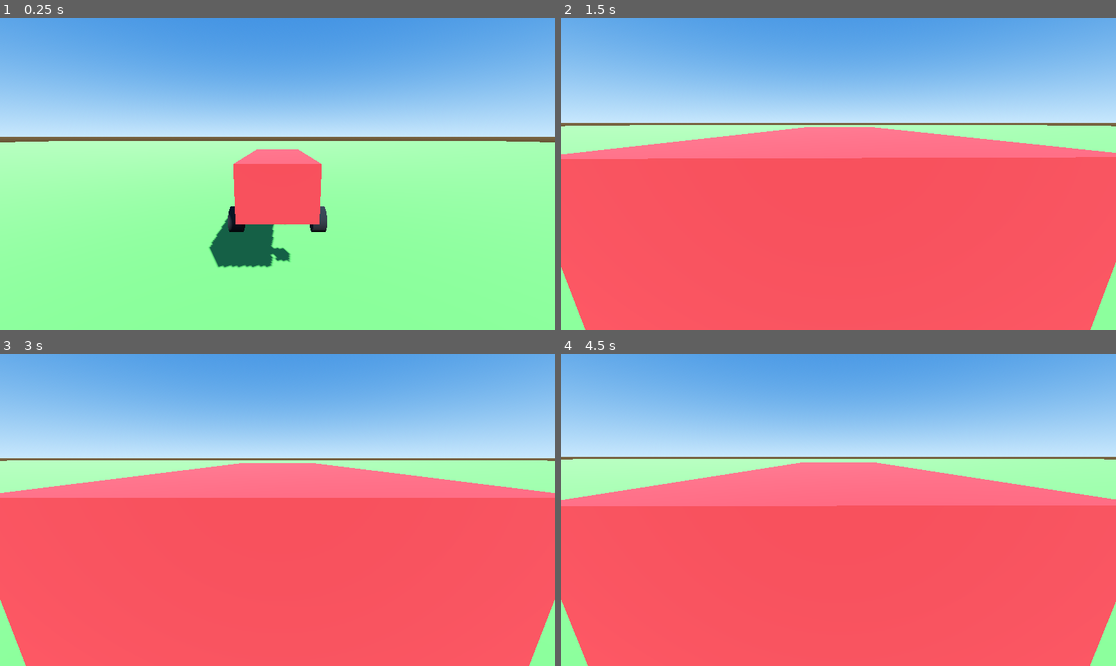
Above: before the commit, frames 1-4 (two rows, left to right).
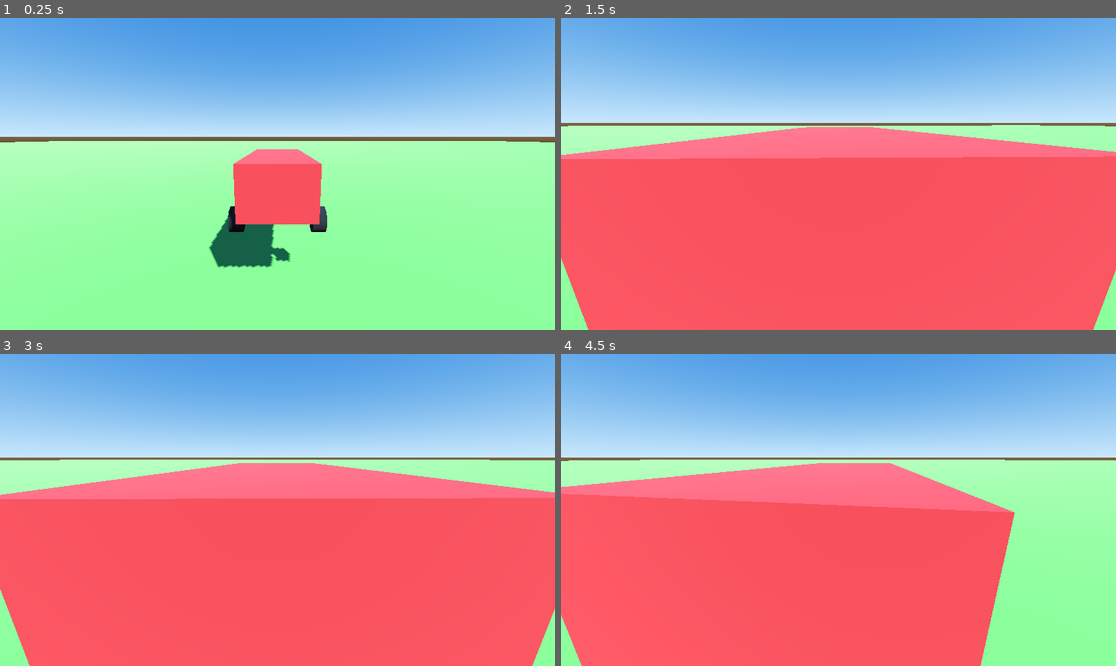
Above: after the commit, the same moments.

Repository: Escape64/truckers-simple
Game: Godot game, scene res://scenes/test_drive.tscn
Same seed, same stepped clock (60 frames per second), same inputs: the game is played once before the commit and once after it.
Inputs:
- Up to frame 1 (0.25 s): no input
- Up to frame 2 (1.5 s): hold Right (ui_right) 0.53-1.28 s; tap F (camera_toggle) at 0.6, 1.35 s; hold Down (ui_down) from 1.28 s (still down)
- Up to frame 3 (3 s): release Down (ui_down) at 2.03 s; hold Right (ui_right) 2.03-2.78 s; tap F (camera_toggle) at 2.1, 2.85 s; hold Up (ui_up) from 2.78 s (still down)
- Up to frame 4 (4.5 s): release Up (ui_up) at 3.53 s; hold Left (ui_left) from 3.53 s (still down); tap F (camera_toggle) at 3.6, 4.35 s

Frame 1 is identical in both runs. In frame 2, 0.6% of the frame differs, in the area x 0-100%, y 34-100%; in frame 3, 1.1%; in frame 4, 15%, in the area x 0-100%, y 32-100%.

Commit message:
Fix: боковой сдвиг камеры при повороте + ориентация колёс
Добавлен look-ahead offset по steering — борт виден сразу при любом повороте.
Перевёрнута ось цилиндра колёс (Transform flip по X).

Co-Authored-By: Claude Sonnet 4.6 <noreply@anthropic.com>

Diff:
--- a/scenes/vehicles/truck_basic.tscn
+++ b/scenes/vehicles/truck_basic.tscn
@@ -43,7 +43,7 @@
 wheel_friction_slip = 1.5
 
 [node name="WheelMesh" type="MeshInstance3D" parent="WheelFL"]
-transform = Transform3D(0, -1, 0, 1, 0, 0, 0, 0, 1, 0, 0, 0)
+transform = Transform3D(0, 1, 0, -1, 0, 0, 0, 0, 1, 0, 0, 0)
 mesh = SubResource("CylinderMesh_wheel")
 surface_material_override/0 = SubResource("Mat_wheel")
 
@@ -58,7 +58,7 @@
 wheel_friction_slip = 1.5
 
 [node name="WheelMesh" type="MeshInstance3D" parent="WheelFR"]
-transform = Transform3D(0, -1, 0, 1, 0, 0, 0, 0, 1, 0, 0, 0)
+transform = Transform3D(0, 1, 0, -1, 0, 0, 0, 0, 1, 0, 0, 0)
 mesh = SubResource("CylinderMesh_wheel")
 surface_material_override/0 = SubResource("Mat_wheel")
 
@@ -73,7 +73,7 @@
 wheel_friction_slip = 1.5
 
 [node name="WheelMesh" type="MeshInstance3D" parent="WheelRL"]
-transform = Transform3D(0, -1, 0, 1, 0, 0, 0, 0, 1, 0, 0, 0)
+transform = Transform3D(0, 1, 0, -1, 0, 0, 0, 0, 1, 0, 0, 0)
 mesh = SubResource("CylinderMesh_wheel")
 surface_material_override/0 = SubResource("Mat_wheel")
 
@@ -88,6 +88,6 @@
 wheel_friction_slip = 1.5
 
 [node name="WheelMesh" type="MeshInstance3D" parent="WheelRR"]
-transform = Transform3D(0, -1, 0, 1, 0, 0, 0, 0, 1, 0, 0, 0)
+transform = Transform3D(0, 1, 0, -1, 0, 0, 0, 0, 1, 0, 0, 0)
 mesh = SubResource("CylinderMesh_wheel")
 surface_material_override/0 = SubResource("Mat_wheel")
--- a/scripts/camera/camera_controller.gd
+++ b/scripts/camera/camera_controller.gd
@@ -1,21 +1,21 @@
 extends Camera3D
 
-@export var rotation_speed: float = 3.5   # как быстро камера разворачивается вслед за машиной
-@export var position_speed: float = 6.0   # как быстро камера догоняет позицию
+@export var rotation_speed: float = 2.0   # лаг поворота (меньше = больше лага)
+@export var position_speed: float = 6.0   # лаг позиции
 @export var tp_offset: Vector3 = Vector3(0, 2.2, 8.0)
 @export var tp_look_height: float = 0.9
 @export var fp_offset: Vector3 = Vector3(0, 1.4, -2.0)
+@export var look_ahead_strength: float = 3.0  # сила бокового смещения при повороте
 
 var target: Node3D
 var is_first_person: bool = false
-var camera_basis: Basis  # запаздывающий курс камеры
+var camera_basis: Basis
 
 func _ready() -> void:
 	target = get_parent().get_node_or_null("Truck") as Node3D
 	if not target:
 		push_error("CameraController: узел Truck не найден!")
 		return
-	# Стартуем с правильным курсом — без рывка в начале
 	camera_basis = target.global_transform.basis
 	global_position = target.global_position + camera_basis * tp_offset
 	look_at(target.global_position + Vector3(0, tp_look_height, 0), Vector3.UP)
@@ -31,12 +31,14 @@
 		global_transform = target.global_transform
 		global_position = target.global_transform * fp_offset
 	else:
-		# Курс камеры медленно поворачивается вслед за грузовиком
-		# При повороте грузовика камера отстаёт — виден борт и колёса
+		# Курс камеры плавно следует за грузовиком
 		camera_basis = camera_basis.slerp(target.global_transform.basis, rotation_speed * delta)
 
-		# Позиция считается на основе запаздывающего курса
-		var desired = target.global_position + camera_basis * tp_offset
+		# Боковой сдвиг при повороте: виден борт сразу без долгого ожидания
+		var truck_body := target as VehicleBody3D
+		var steer := truck_body.steering if truck_body else 0.0
+		var side_offset := Vector3(-steer * look_ahead_strength, 0.0, 0.0)
+
+		var desired = target.global_position + camera_basis * (tp_offset + side_offset)
 		global_position = global_position.lerp(desired, position_speed * delta)
-
 		look_at(target.global_position + Vector3(0, tp_look_height, 0), Vector3.UP)
